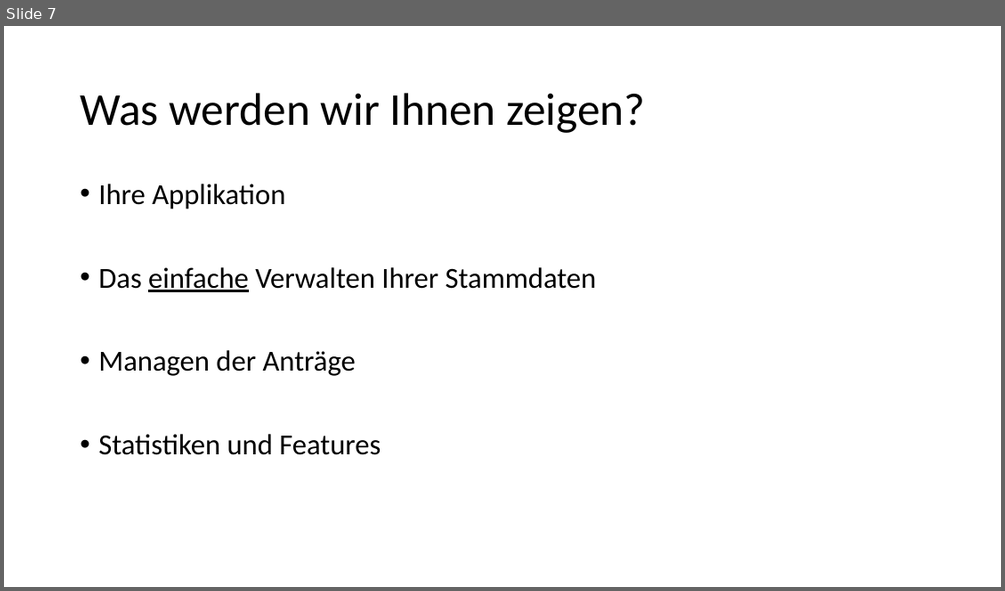
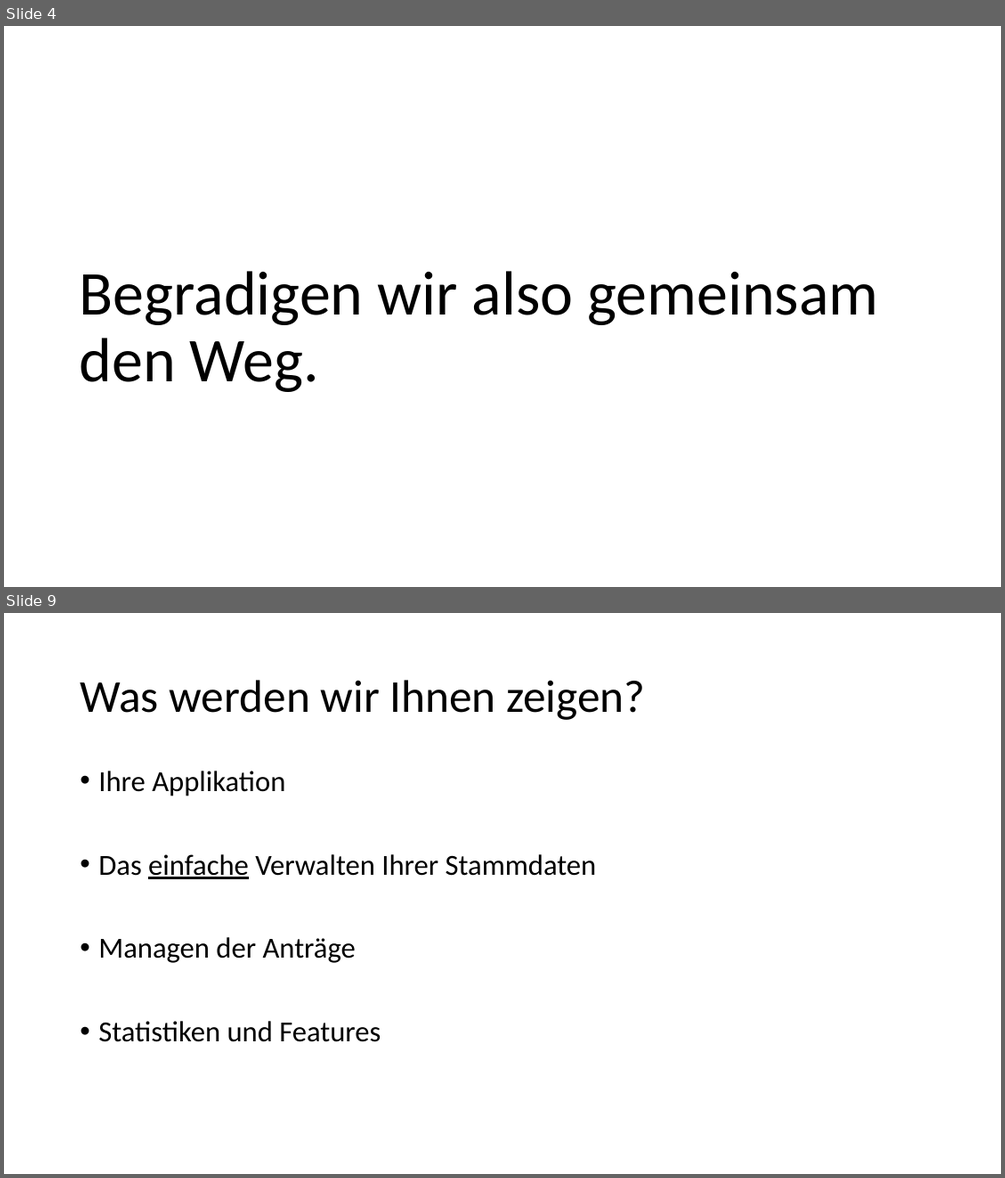
Before and after one commit to Masterarth/PM, a slide deck: documents/projectmanagement/Praesentationen/Abschlusspräsentation_v2.pptx. Shown one above the other, each under a label of ours: slide 7 before the commit, slides 4 and 9 after it; the slides between them are not shown. The pictures are 1005x591 and 1005x1178 pixels, drawn with LibreOffice and Linux fonts; fonts in the diff are those of the drawing. Boxes give left, top, right and bottom in pixels: in the first picture for what was removed or moved away, otherwise in the second. Text is boxed around its words. In the diff, an @@ line names an element or a change of style, - is before the commit and + after.

```diff
--- a/documents/projectmanagement/Praesentationen/Abschlusspräsentation_v2.pptx
+++ b/documents/projectmanagement/Praesentationen/Abschlusspräsentation_v2.pptx
@@ slide 4 added at <box>4,26,1001,587</box>, background #FFFFFF @@
@@ title added at <box>80,271,878,392</box>, 60 pt, text #000000 @@
+Begradigen wir also gemeinsam den Weg.
@@ what was slide 7 is now slide 9 @@
```
Also in this commit, not shown: 3 slides changed, 5 other slides added, 4 slides removed, 2 other files.
